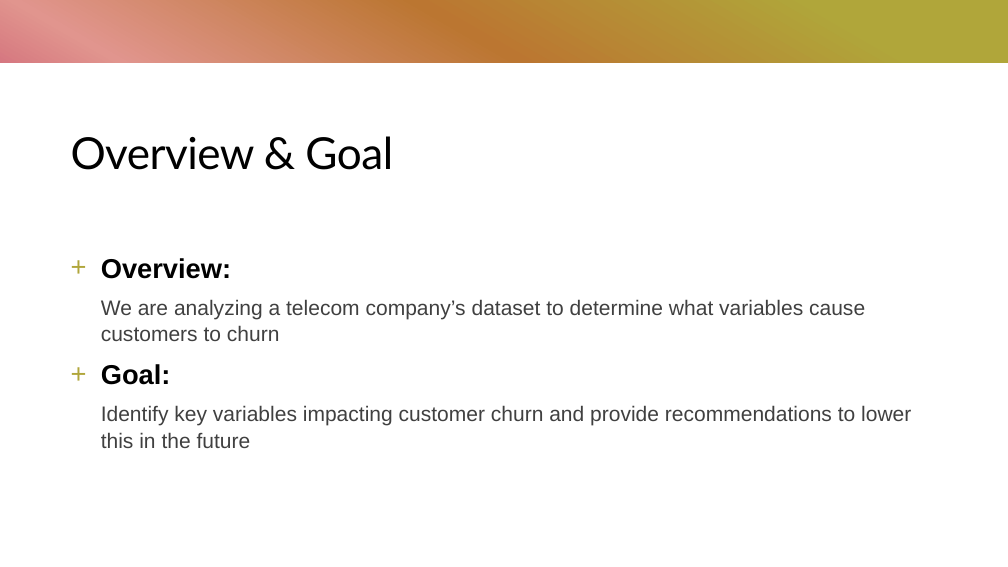
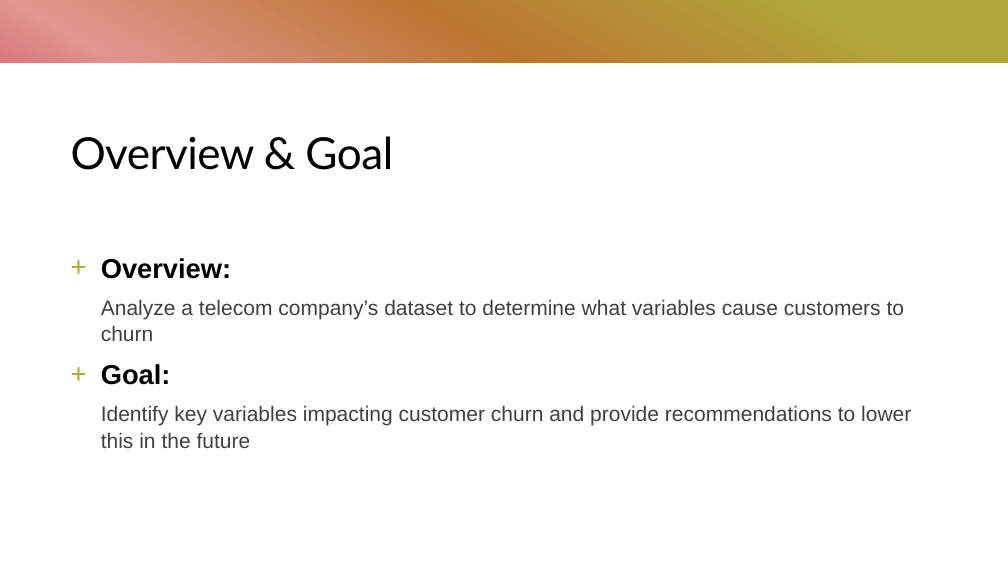
Before and after one commit to alecs1523/telecom_customer_churn, a slide deck: slide 2 of customer_churn_anlaysis.pptx. Drawn at 1008x567 pixels with LibreOffice and Linux fonts; fonts in the diff are those of the drawing. Boxes give left, top, right and bottom in pixels: in the first picture for what was removed or moved away, otherwise in the second. Text is boxed around its words. In the diff, an @@ line names an element or a change of style, - is before the commit and + after.

```diff
--- a/customer_churn_anlaysis.pptx
+++ b/customer_churn_anlaysis.pptx
@@ text at [101, 299, 905, 341]: text changed @@
-  We are analyzing a telecom company’s dataset to determine what variables cause customers to churn
+  Analyze a telecom company’s dataset to determine what variables cause customers to churn
```
Also in this commit, not shown: 9 other slides changed, 1 slide added, 2 other files.
